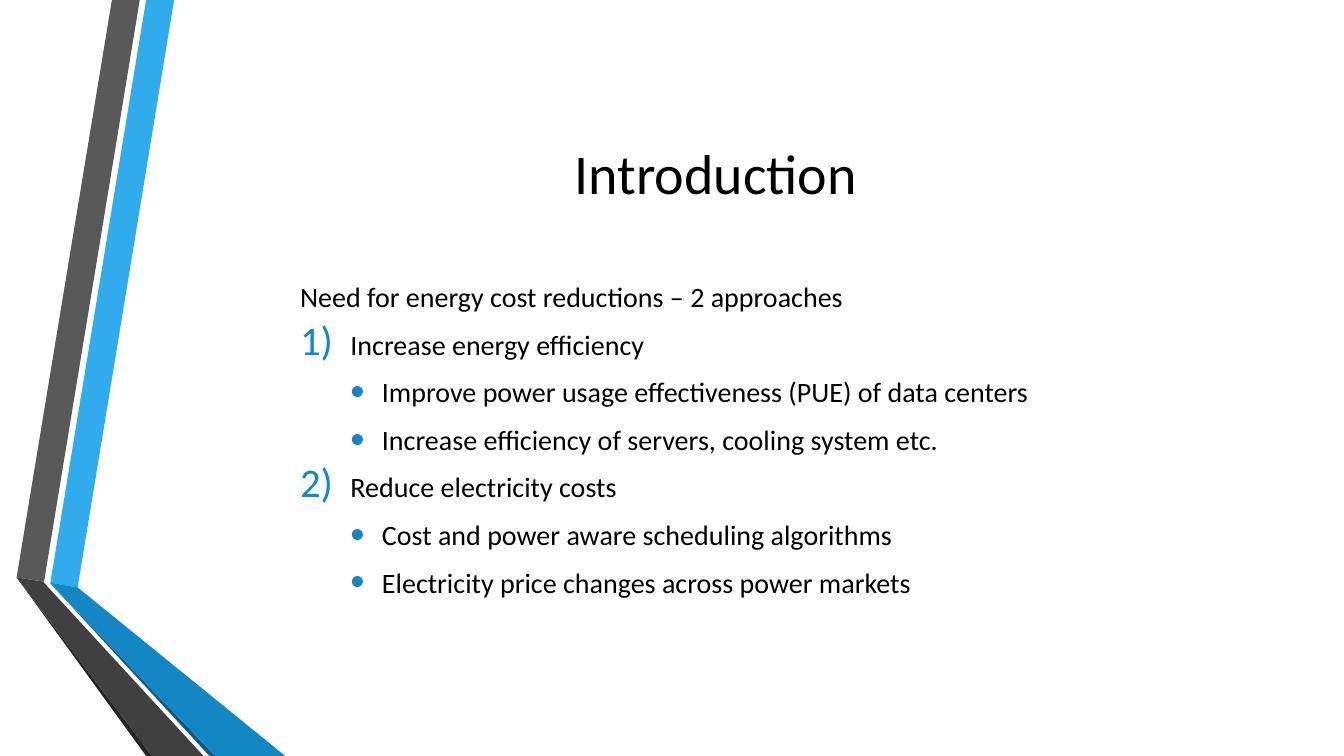
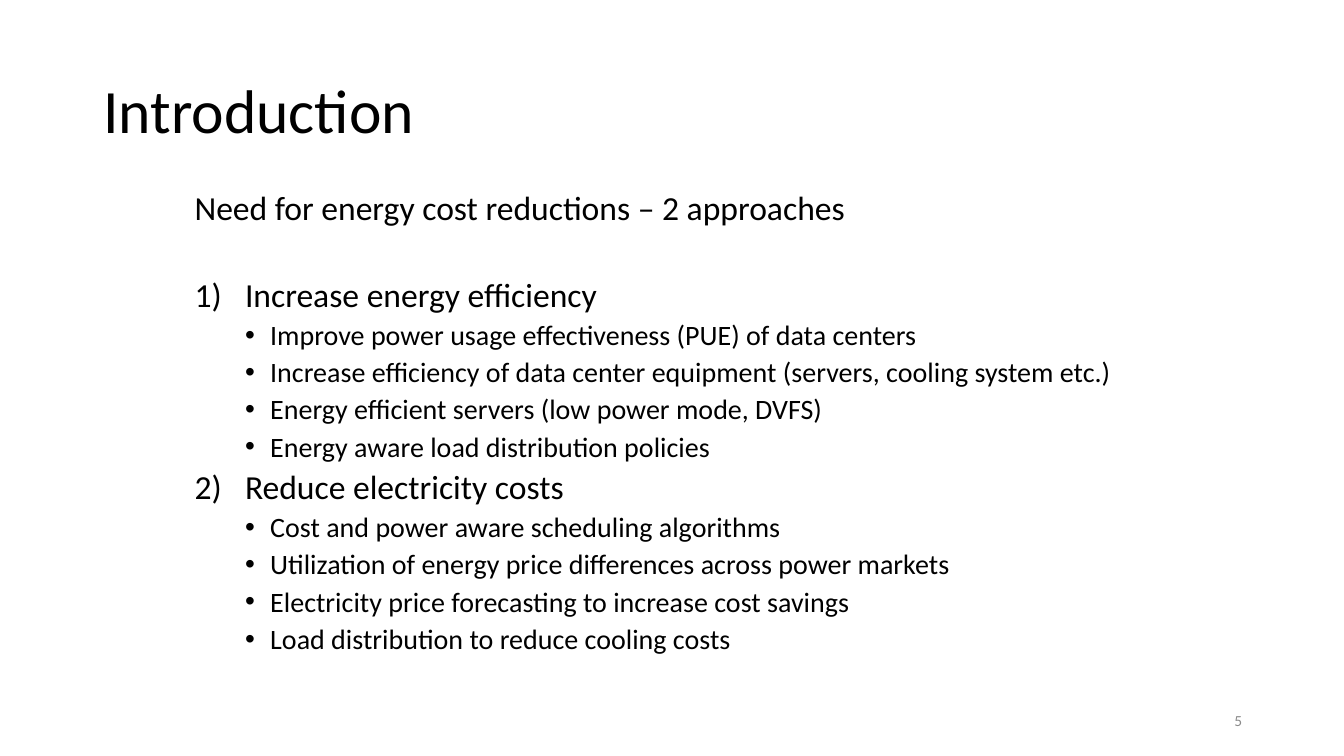
Before and after one commit to and2egg/diploma-thesis, a slide deck: slide 5 of Presentation/Cost aware resource management in distributed cloud data centers.pptx (slide 4 before the commit). Drawn at 1344x756 pixels with LibreOffice and Linux fonts; fonts in the diff are those of the drawing; background and template pictures are left out. Boxes give left, top, right and bottom in pixels: in the first picture for what was removed or moved away, otherwise in the second. Text is boxed around its words. In the diff, an @@ line names an element or a change of style, - is before the commit and + after.

```diff
--- a/Presentation/Cost aware resource management in distributed cloud data centers.pptx
+++ b/Presentation/Cost aware resource management in distributed cloud data centers.pptx
@@ title "Introduction": place and size @@
-title "Introduction" at <box>575,155,857,195</box>
+title "Introduction" at <box>103,90,414,134</box>
@@ title "Introduction" at <box>103,90,414,134</box>: size 40 to 44 pt; alignment centre to left; line spacing 1 to 0.9 @@
@@ text "Need for energy cost reductions ...": place and size @@
-text "Need for energy cost reductions ..." at <box>300,287,1028,598</box>
+text "Need for energy cost reductions ..." at <box>195,196,1110,654</box>
@@ text "Need for energy cost reductions ..." at <box>195,196,1110,654</box>: vertical alignment middle to top @@
@@ text at <box>195,196,917,542</box>: size 20 to 24 pt in "Need for energy cost reductions – 2 ...", "Increase energy efficiency", "Reduce electricity costs"; line spacing 1 to 0.9; less space between paragraphs; indent changed @@
@@ text at <box>270,361,1110,462</box>: text changed @@
-    • Increase efficiency of servers, cooling system etc.
+    • Increase efficiency of data center equipment (servers, cooling system etc.)
+    • Energy efficient servers (low power mode, DVFS)
+    • Energy aware load distribution policies
@@ text at <box>270,554,950,654</box>: text changed @@
-    • Electricity price changes across power markets
+    • Utilization of energy price differences across power markets
+    • Electricity price forecasting to increase cost savings
+    • Load distribution to reduce cooling costs
@@ group removed at <box>16,0,285,756</box>: 6 freeform shapes @@
@@ page number added at <box>1234,716,1242,726</box>, 11 pt, text #8C8C8C @@
+5
```
Also in this commit, not shown: 15 other slides changed, 8 slides added, 10 slides removed, 7 other files.
